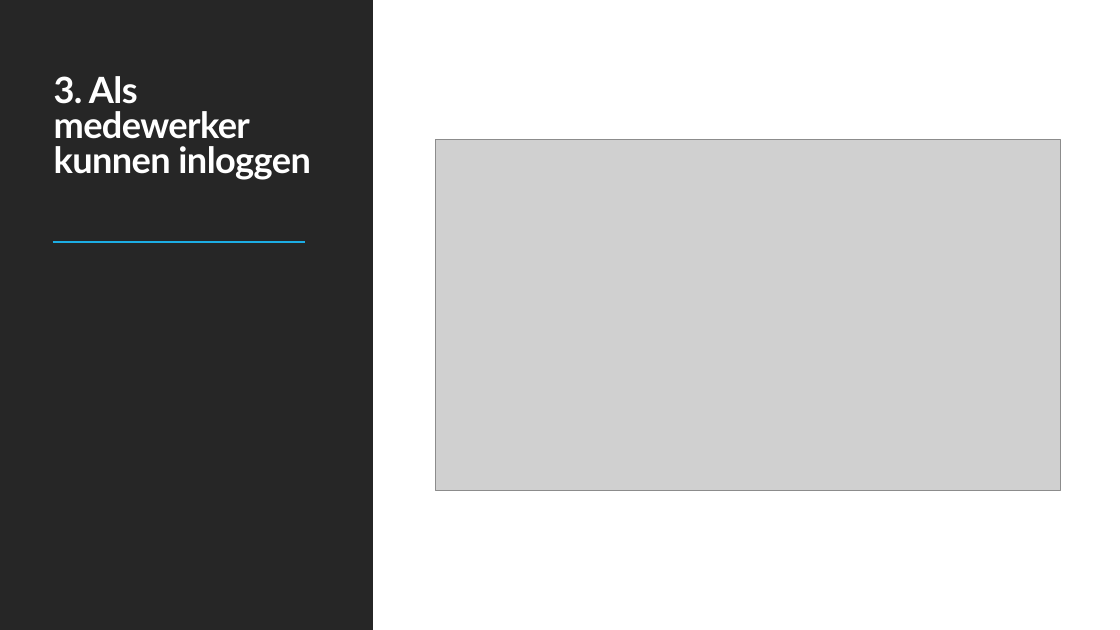
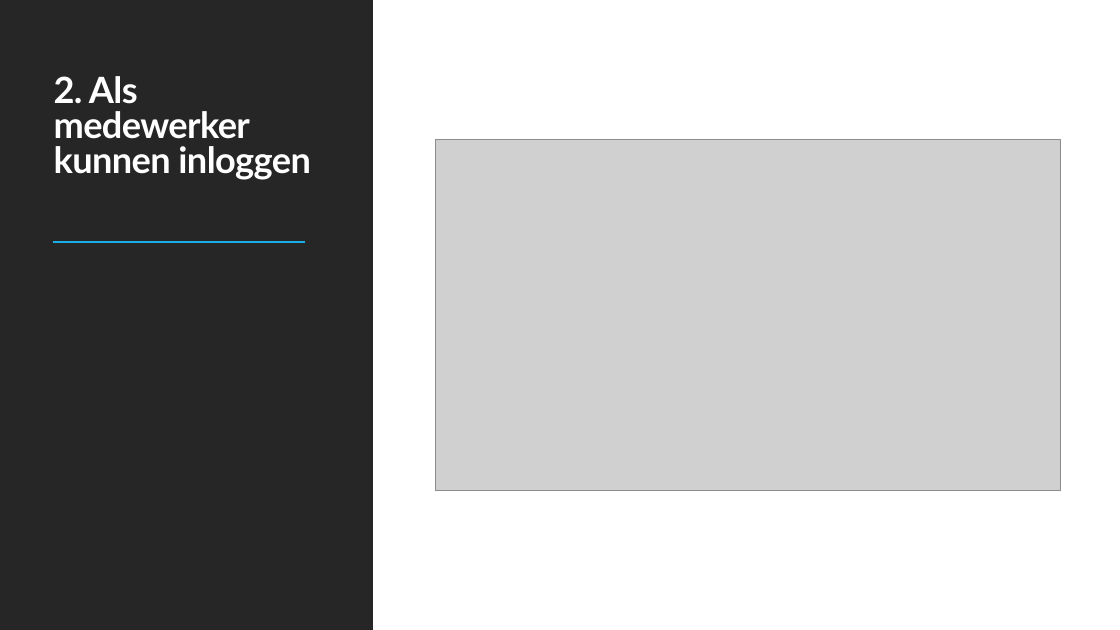
Before and after one commit to DimitriFlorijn/E3-Barroc-Intens, a slide deck: slide 4 of Barroc Intens.pptx (slide 6 before the commit). Drawn at 1120x630 pixels with LibreOffice and Linux fonts; fonts in the diff are those of the drawing; grey boxes stand for pictures. Boxes give left, top, right and bottom in pixels: in the first picture for what was removed or moved away, otherwise in the second. Text is boxed around its words. In the diff, an @@ line names an element or a change of style, - is before the commit and + after.

```diff
--- a/Barroc Intens.pptx
+++ b/Barroc Intens.pptx
@@ title at bbox=[54, 76, 310, 179]: text changed @@
-3. Als medewerker kunnen inloggen
+2. Als medewerker kunnen inloggen
```
Also in this commit, not shown: 8 other slides changed, 1 slide added, 4 slides removed.
